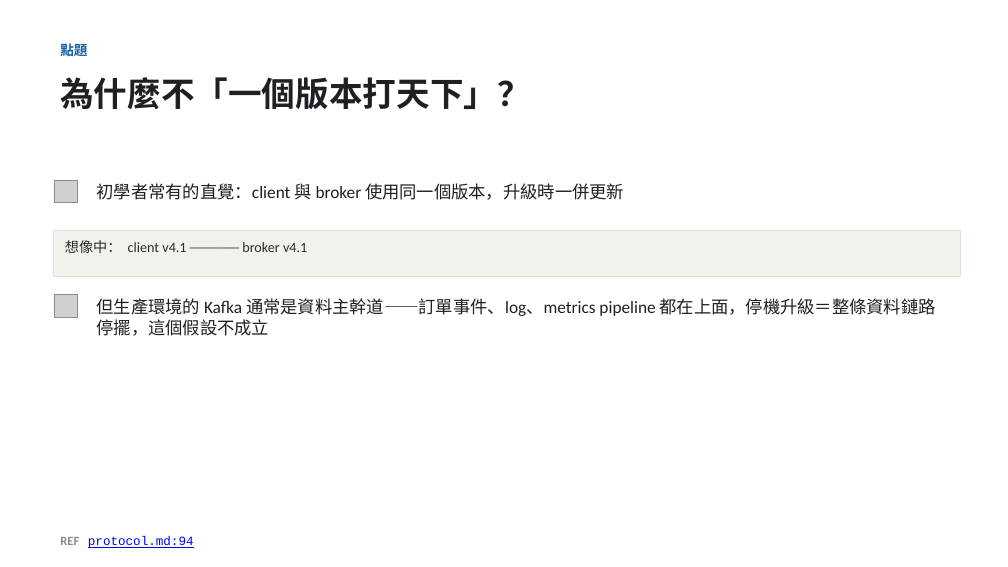
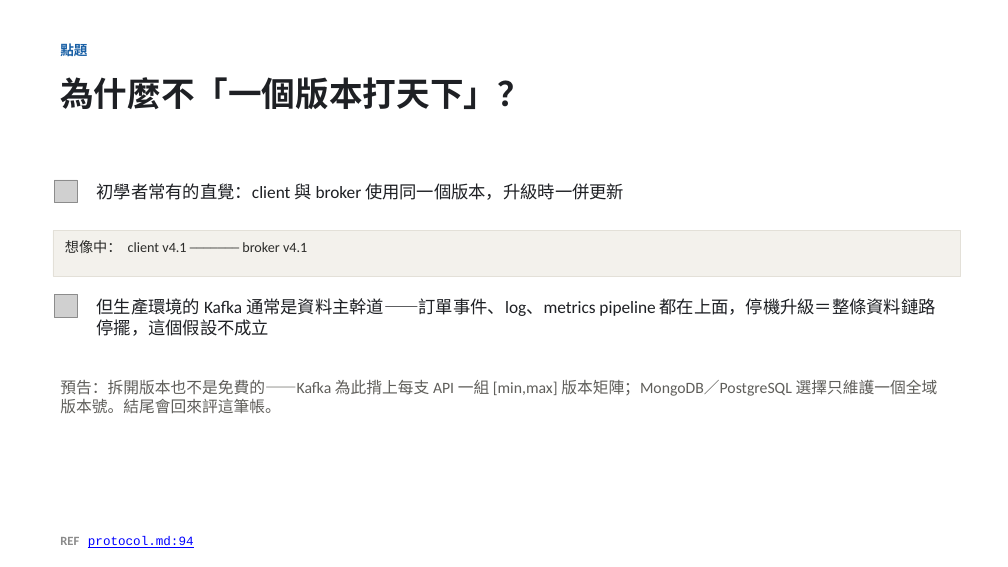
Before and after one commit to unknowntpo/kafka, a slide deck: slide 3 of study/version-control/kafka-version-negotiation.pptx. Drawn at 1008x567 pixels with LibreOffice and Linux fonts; fonts in the diff are those of the drawing; grey boxes stand for pictures. Boxes give left, top, right and bottom in pixels: in the first picture for what was removed or moved away, otherwise in the second. Text is boxed around its words. In the diff, an @@ line names an element or a change of style, - is before the commit and + after.

```diff
--- a/study/version-control/kafka-version-negotiation.pptx
+++ b/study/version-control/kafka-version-negotiation.pptx
@@ text added at (60, 380, 938, 414), 15 pt, text #5F5E5A @@
+預告：拆開版本也不是免費的——Kafka 為此揹上每支 API 一組 [min,max] 版本矩陣；MongoDB／PostgreSQL 選擇只維護一個全域版本號。結尾會回來評這筆帳。
```
Also in this commit, not shown: 3 other slides changed, 1 slide added, 3 other files.
